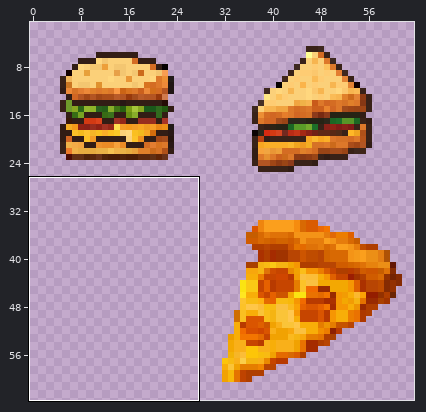
Pixel-art sprite, stored at assets/ui/items.png. The picture above shows the old version from afar; the outline marks the close-up.
Close-up. Old version:
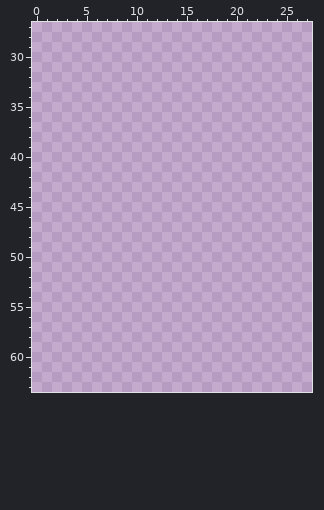
The file is 64x64 pixels. Colours within 5 levels of each other are drawn and written as one. Shown: x 0..27, y 27..63. The wide view leaves out empty margins.
Palette (. is transparent): 
The result:
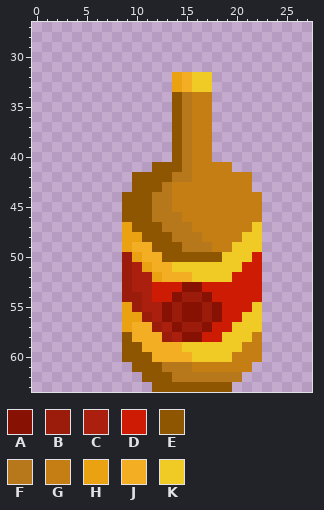
Colours new in this view: A #871203  B #9c1c0c  C #aa1f0d  D #cd1b04  E #8f5601  F #b6781a  G #c57e14  H #eaa112  J #f4ae24  K #f0cb26
Difference:
The edit adds colour A in row 53 at x 15 to 16; in row 54 at x 14 and 17; in rows 55 to 56 at x 13, 15 to 16 and 18; in row 57 at x 14 and 17; in row 58 at x 15 to 16.
The edit adds colour B in rows 50 to 53 at x 9; in row 54 at x 9 to 10 and 15 to 16; in row 55 at x 10, 14 and 17; in row 56 at x 11, 14 and 17; in row 57 at x 12 and 15 to 16; in row 58 at x 13.
The edit adds colour C in row 51 at x 10; in rows 52 to 53 at x 10 to 11; in row 54 at x 11; in row 55 at x 11 to 12; in row 56 at x 12; in row 57 at x 13.
The edit adds colour C in row 58 at x 14.
The edit adds colour D in row 50 at x 22; in row 51 at x 21 to 22; in row 52 at x 20 to 22; in row 53 at x 12 to 14 and 17 to 22; in row 54 at x 12 to 13 and 18 to 22; in row 55 at x 19 to 21.
The edit adds colour D in row 56 at x 19 to 20; in row 57 at x 18 to 19; in row 58 at x 17 to 18.
The edit adds colour E in rows 34 to 40 at x 14; in row 41 at x 12 to 14; in row 42 at x 10 to 13; in row 43 at x 10 to 12; in rows 44 to 46 at x 9 to 11; in row 47 at x 10 to 12.
The edit adds colour E in row 48 at x 11 to 13; in row 49 at x 12 to 14; in row 50 at x 13 to 18; in row 58 at x 9; in row 59 at x 9 to 10; in row 60 at x 9 to 11.
The edit adds colour E in row 61 at x 10 to 12; in row 62 at x 11 to 13; in row 63 at x 12 to 19.
The edit adds colour F in rows 34 to 41 at x 15; in row 42 at x 14 to 15; in row 43 at x 13; in rows 44 to 45 at x 12 to 13; in row 46 at x 12 to 14; in row 47 at x 13 to 15.
The edit adds colour F in row 48 at x 14 to 16; in row 49 at x 15 to 17; in row 61 at x 13 to 15; in row 62 at x 14 to 20.
The edit adds colour G in rows 34 to 40 at x 16 to 17; in row 41 at x 16 to 19; in row 42 at x 16 to 21; in row 43 at x 14 to 21; in rows 44 to 45 at x 14 to 22; in row 46 at x 15 to 22.
The edit adds colour G in row 47 at x 16 to 21; in row 48 at x 17 to 20; in row 49 at x 18 to 19; in row 58 at x 22; in row 59 at x 21 to 22; in row 60 at x 20 to 22.
The edit adds colour G in row 61 at x 16 to 21.
The edit adds colour H in rows 32 to 33 at x 14; in row 47 at x 9; in row 48 at x 9 to 10; in row 49 at x 9; in row 50 at x 10; in row 51 at x 11.
The edit adds colour H in row 52 at x 12; in row 55 at x 9; in row 56 at x 9 to 10; in row 57 at x 9.
The edit adds colour J in rows 32 to 33 at x 15; in row 49 at x 10 to 11; in row 50 at x 11 to 12; in row 51 at x 12 to 13; in row 52 at x 13 to 15; in row 57 at x 10 to 11.
The edit adds colour J in row 58 at x 10 to 12; in row 59 at x 11 to 14; in row 60 at x 12 to 15.
The edit adds colour K in rows 32 to 33 at x 16 to 17; in row 47 at x 22; in row 48 at x 21 to 22; in row 49 at x 20 to 22; in row 50 at x 19 to 21; in row 51 at x 14 to 20.
The edit adds colour K in row 52 at x 16 to 19; in row 55 at x 22; in row 56 at x 21 to 22; in row 57 at x 20 to 22; in row 58 at x 19 to 21; in row 59 at x 15 to 20.
The edit adds colour K in row 60 at x 16 to 19.
Boxes around the changes in both close-ups, in picture pixels (x1, y1, x2, y2):
added: (122, 72, 262, 392)
